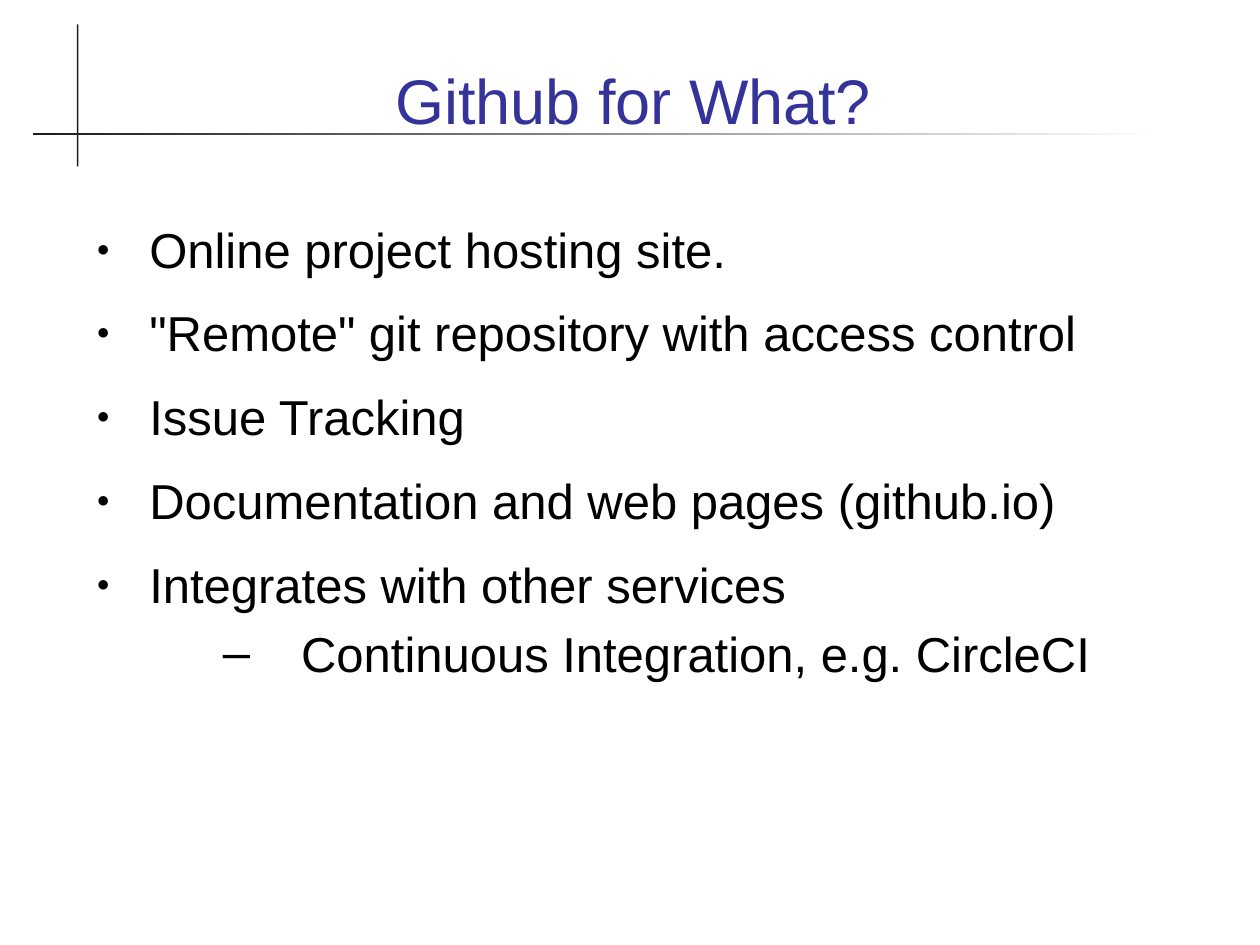
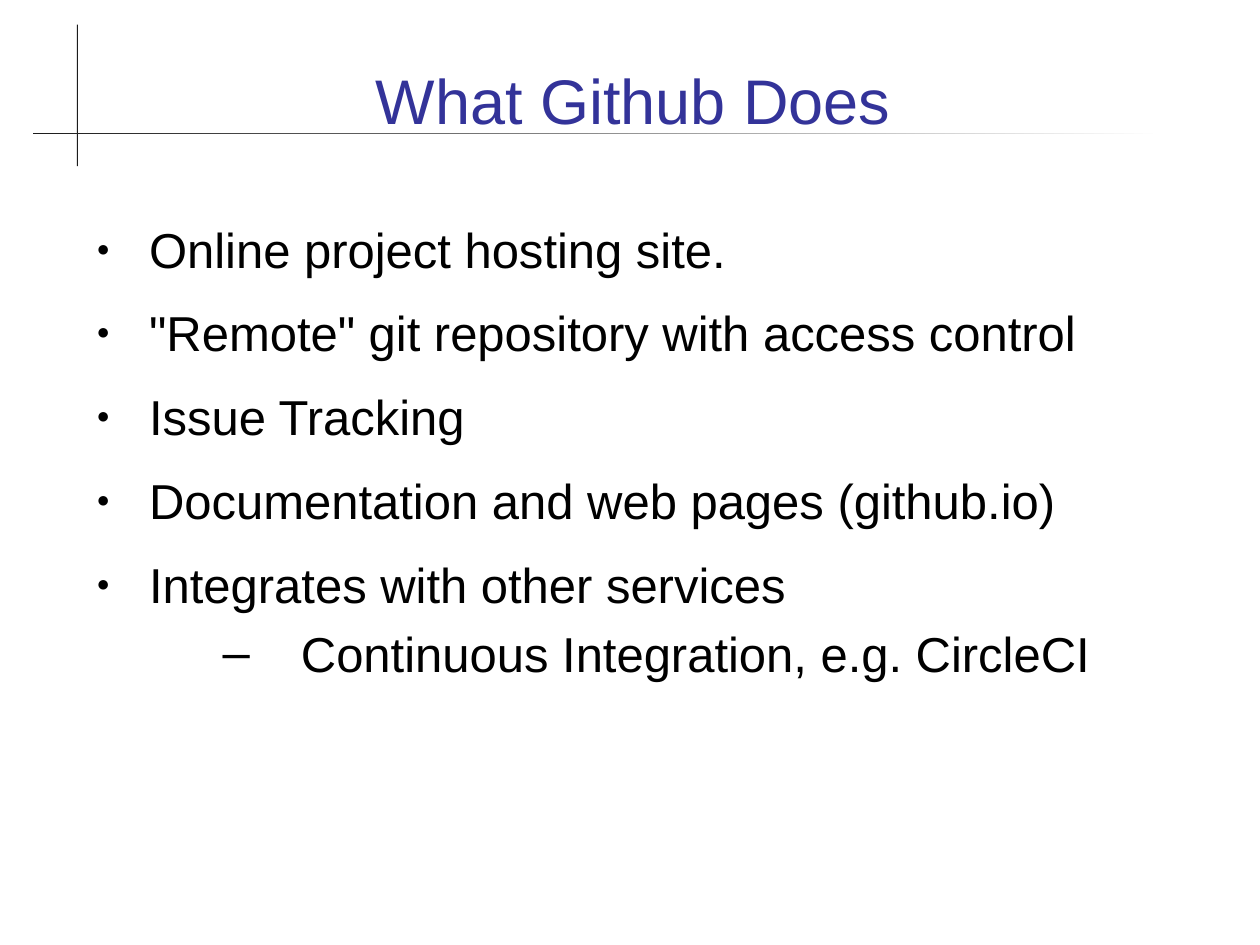
Before and after one commit to cpske/programming1, a slide deck: slide 2 of git/Using-Github.ppt. Drawn at 1260x945 pixels with LibreOffice and Linux fonts; fonts in the diff are those of the drawing. Boxes give left, top, right and bottom in pixels: in the first picture for what was removed or moved away, otherwise in the second. Text is boxed around its words. In the diff, an @@ line names an element or a change of style, - is before the commit and + after.

Commit message:
update github slides

```diff
--- a/git/Using-Github.ppt
+++ b/git/Using-Github.ppt
@@ title at [376,78,890,134]: text changed @@
-Github for What?
+What Github Does
```
Also in this commit, not shown: 6 other slides changed, 3 slides added, 1 other file.
